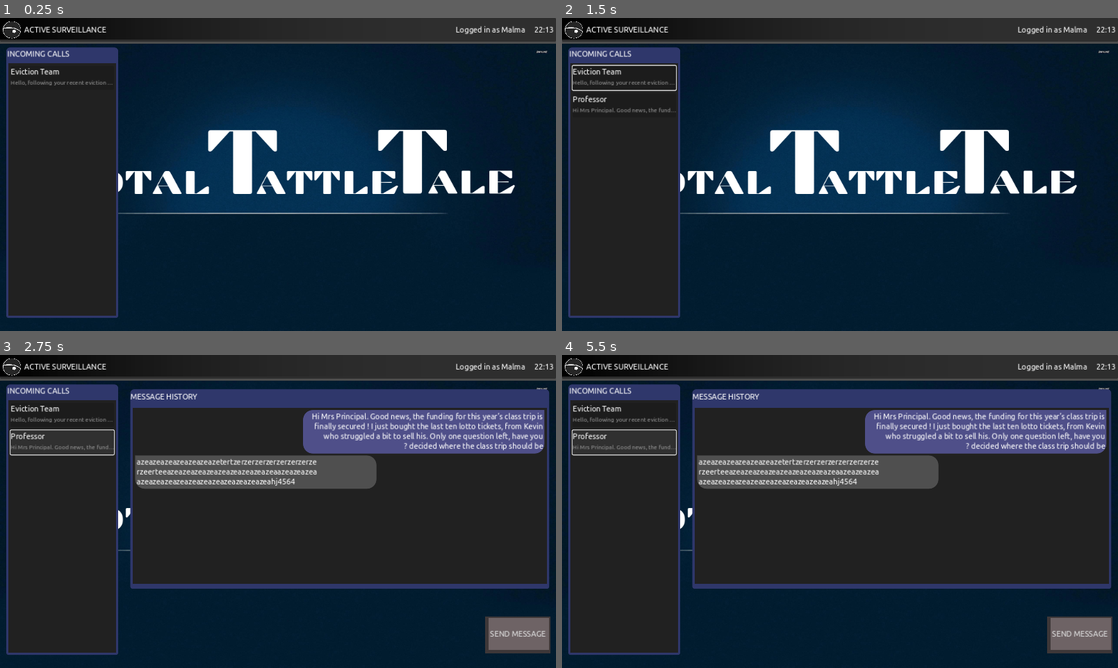
Above: before the commit, frames 1-4 (two rows, left to right).
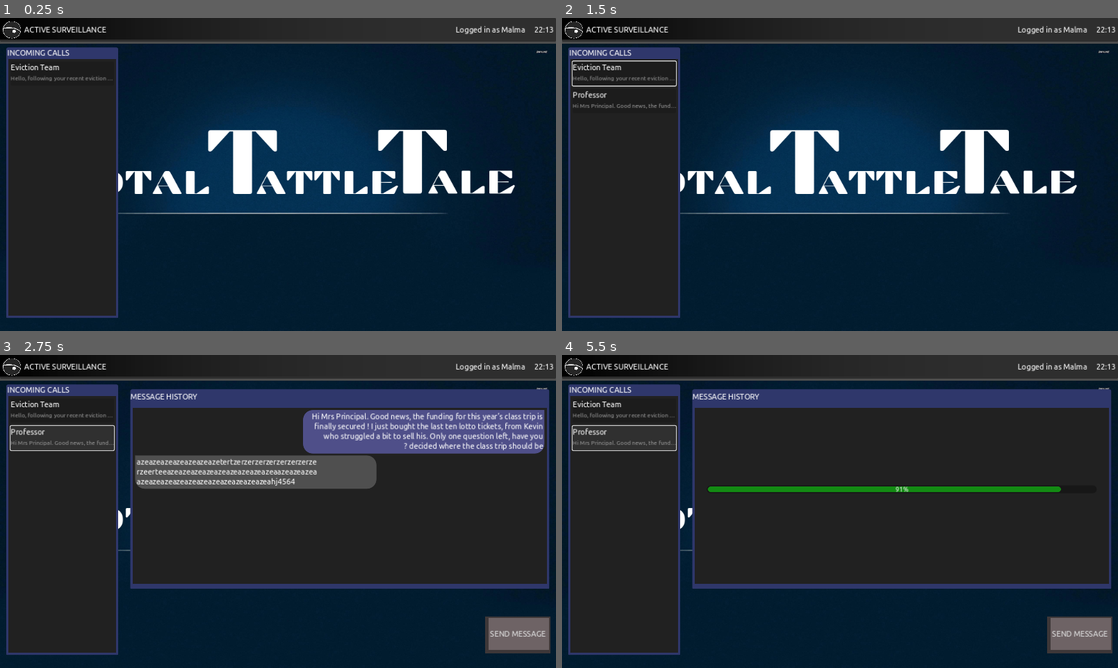
Above: after the commit, the same moments.

Repository: Mastoast/LDJam53
Game: Godot game, scene res://levels/game_screen.tscn
Same seed, same stepped clock (60 frames per second), same inputs: the game is played once before the commit and once after it.
Inputs (mouse positions are in pixels of both pictures, inside the frame that each line leads up to; where the layout moved, square brackets give the same spot in the first picture):
- Up to frame 1 (0.25 s): no input
- Up to frame 2 (1.5 s): click (623, 74) [623, 77] at 0.5 s; click "SEND MESSAGE" at 1.25 s
- Up to frame 3 (2.75 s): click (61, 442) at 2.02 s
- Up to frame 4 (5.5 s): click (623, 439) at 2.77 s; click (623, 411) [623, 414] at 3.5 s; click (623, 442) at 4.27 s; click (623, 439) at 5.02 s

The runs differ from the first frame. In frame 1, 0.8% of the frame differs, in the area x 1-22%, y 9-96%; in frame 2, 1.5%; in frame 3, 1.5%; in frame 4, 13%, in the area x 1-99%, y 9-96%.

Commit message:
loading bar

Diff:
--- a/levels/zz_test_hector.tscn
+++ b/levels/zz_test_hector.tscn
@@ -1,7 +1,7 @@
 [gd_scene load_steps=3 format=3 uid="uid://cmbq5g85s6b4i"]
 
-[ext_resource type="StyleBox" uid="uid://end1q2k4qr0k" path="res://themes/send_button.tres" id="4_40ow8"]
-[ext_resource type="StyleBox" uid="uid://cecmgmlspoop1" path="res://themes/send_button_pressed.tres" id="5_66t7r"]
+[ext_resource type="PackedScene" uid="uid://byfxh8xs6hfec" path="res://levels/game_screen.tscn" id="1_2gkgw"]
+[ext_resource type="PackedScene" uid="uid://cw7oqcr1kgj0u" path="res://levels/screen_login.tscn" id="2_yur7n"]
 
 [node name="zz_test_hector" type="Control"]
 layout_mode = 3
@@ -11,17 +11,8 @@
 grow_horizontal = 2
 grow_vertical = 2
 
-[node name="send_button" type="Button" parent="."]
-layout_mode = 0
-offset_left = 1007.0
-offset_top = 541.0
-offset_right = 1138.0
-offset_bottom = 618.0
-size_flags_horizontal = 8
-size_flags_vertical = 10
-focus_mode = 0
-theme_override_styles/normal = ExtResource("4_40ow8")
-theme_override_styles/hover = ExtResource("4_40ow8")
-theme_override_styles/pressed = ExtResource("5_66t7r")
-theme_override_styles/focus = ExtResource("4_40ow8")
-text = "SEND MESSAGE"
+[node name="game_screen" parent="." instance=ExtResource("1_2gkgw")]
+
+[node name="screen_login" parent="." instance=ExtResource("2_yur7n")]
+layout_mode = 1
+animation_speed = 4.0
--- a/scenes/window_preview.tscn
+++ b/scenes/window_preview.tscn
@@ -1,4 +1,4 @@
-[gd_scene load_steps=5 format=3]
+[gd_scene load_steps=5 format=3 uid="uid://bvi2xwgl0tbhl"]
 
 [ext_resource type="StyleBox" uid="uid://cv0wvc6bxjm6k" path="res://themes/window_background.tres" id="1_8bhud"]
 [ext_resource type="Script" path="res://scripts/window_preview.gd" id="1_w05fe"]
@@ -6,14 +6,14 @@
 [ext_resource type="StyleBox" uid="uid://d2y7jeuwoiqjr" path="res://themes/window_panel.tres" id="4_fdxn1"]
 
 [node name="window_preview" type="Panel" groups=["preview"]]
-custom_minimum_size = Vector2(232, 560)
+custom_minimum_size = Vector2(232, 0)
 anchors_preset = 9
 anchor_bottom = 1.0
-offset_top = -0.5
 offset_right = 232.0
-offset_bottom = -48.5
+offset_bottom = -316.0
 grow_vertical = 2
 size_flags_horizontal = 3
+size_flags_vertical = 0
 theme_override_styles/panel = ExtResource("1_8bhud")
 script = ExtResource("1_w05fe")
 
@@ -26,7 +26,7 @@
 grow_vertical = 2
 
 [node name="border" type="Panel" parent="VBoxContainer"]
-custom_minimum_size = Vector2(0, 25)
+custom_minimum_size = Vector2(0, 20)
 layout_mode = 2
 theme_override_styles/panel = ExtResource("2_8vgac")
 
@@ -49,7 +49,6 @@
 layout_mode = 2
 size_flags_vertical = 3
 theme_override_constants/margin_left = 4
-theme_override_constants/margin_top = 4
 theme_override_constants/margin_right = 4
 theme_override_constants/margin_bottom = 4
 
--- a/scenes/window_thread.tscn
+++ b/scenes/window_thread.tscn
@@ -1,15 +1,62 @@
-[gd_scene load_steps=5 format=3 uid="uid://t776op5xvn6b"]
+[gd_scene load_steps=8 format=3 uid="uid://t776op5xvn6b"]
 
+[ext_resource type="Theme" uid="uid://dt64wf3jwua3u" path="res://themes/desktop.tres" id="1_7ppw4"]
 [ext_resource type="Script" path="res://scripts/window_thread.gd" id="1_jugw2"]
 [ext_resource type="StyleBox" uid="uid://cv0wvc6bxjm6k" path="res://themes/window_background.tres" id="1_v12kp"]
 [ext_resource type="StyleBox" uid="uid://c1haftvkjic0v" path="res://themes/window_border.tres" id="3_vqyr0"]
 [ext_resource type="StyleBox" uid="uid://d2y7jeuwoiqjr" path="res://themes/window_panel.tres" id="4_4pauq"]
+
+[sub_resource type="Animation" id="Animation_8fnco"]
+resource_name = "load_thread"
+length = 2.0
+tracks/0/type = "value"
+tracks/0/imported = false
+tracks/0/enabled = true
+tracks/0/path = NodePath("ProgressBar:value")
+tracks/0/interp = 2
+tracks/0/loop_wrap = true
+tracks/0/keys = {
+"times": PackedFloat32Array(0, 2),
+"transitions": PackedFloat32Array(-0.406127, 1),
+"update": 0,
+"values": [0.0, 100.0]
+}
+tracks/1/type = "value"
+tracks/1/imported = false
+tracks/1/enabled = true
+tracks/1/path = NodePath("ProgressBar:visible")
+tracks/1/interp = 1
+tracks/1/loop_wrap = true
+tracks/1/keys = {
+"times": PackedFloat32Array(0, 2),
+"transitions": PackedFloat32Array(1, 1),
+"update": 1,
+"values": [true, false]
+}
+tracks/2/type = "value"
+tracks/2/imported = false
+tracks/2/enabled = true
+tracks/2/path = NodePath("MarginContainer/ScrollContainer/message_list:visible")
+tracks/2/interp = 1
+tracks/2/loop_wrap = true
+tracks/2/keys = {
+"times": PackedFloat32Array(0, 2),
+"transitions": PackedFloat32Array(1, 1),
+"update": 1,
+"values": [false, true]
+}
+
+[sub_resource type="AnimationLibrary" id="AnimationLibrary_6euko"]
+_data = {
+"load_thread": SubResource("Animation_8fnco")
+}
 
 [node name="window_thread" type="Panel" groups=["thread"]]
 offset_right = 868.0
 offset_bottom = 413.0
 size_flags_horizontal = 3
 size_flags_stretch_ratio = 5.0
+theme = ExtResource("1_7ppw4")
 theme_override_styles/panel = ExtResource("1_v12kp")
 script = ExtResource("1_jugw2")
 background_color = Color(0.898039, 0.368627, 0, 1)
@@ -53,3 +100,20 @@
 layout_mode = 2
 size_flags_horizontal = 3
 size_flags_vertical = 3
+
+[node name="ProgressBar" type="ProgressBar" parent="."]
+visible = false
+layout_mode = 2
+offset_left = 30.0
+offset_top = 198.5
+offset_right = 838.0
+offset_bottom = 214.5
+grow_horizontal = 2
+grow_vertical = 2
+step = 1.0
+value = 100.0
+
+[node name="AnimationPlayer" type="AnimationPlayer" parent="."]
+libraries = {
+"": SubResource("AnimationLibrary_6euko")
+}
--- a/scripts/window_thread.gd
+++ b/scripts/window_thread.gd
@@ -45,6 +45,7 @@
 			new.meta_clicked.connect(keyword_clicked)
 			new.meta_underlined = false
 		$MarginContainer/ScrollContainer/message_list.add_child(new)
+	$AnimationPlayer.play("load_thread")
 
 func clear_thread():
 	for i in range(0, $MarginContainer/ScrollContainer/message_list.get_child_count()):
--- a/themes/desktop.tres
+++ b/themes/desktop.tres
@@ -11,6 +11,25 @@
 bg_color = Color(0.92549, 0.4, 0.509804, 1)
 border_width_left = 55
 border_color = Color(0.8, 0, 0.8, 1)
+
+[sub_resource type="StyleBoxFlat" id="StyleBoxFlat_1nr6j"]
+bg_color = Color(0.0901961, 0.0901961, 0.0901961, 1)
+corner_radius_top_left = 20
+corner_radius_top_right = 20
+corner_radius_bottom_right = 20
+corner_radius_bottom_left = 20
+
+[sub_resource type="StyleBoxFlat" id="StyleBoxFlat_5qagv"]
+bg_color = Color(0.0745098, 0.545098, 0.0745098, 1)
+border_width_left = 2
+border_width_top = 2
+border_width_right = 2
+border_width_bottom = 2
+border_color = Color(0.0901961, 0.0901961, 0.0901961, 1)
+corner_radius_top_left = 20
+corner_radius_top_right = 20
+corner_radius_bottom_right = 20
+corner_radius_bottom_left = 20
 
 [sub_resource type="StyleBoxEmpty" id="StyleBoxEmpty_lr3mb"]
 content_margin_left = 2.0
@@ -31,6 +50,9 @@
 HSlider/styles/grabber_area = SubResource("StyleBoxFlat_htqha")
 HSlider/styles/slider = SubResource("StyleBoxFlat_1ch0o")
 LineEdit/colors/font_color = Color(1, 1, 1, 1)
+ProgressBar/font_sizes/font_size = 13
+ProgressBar/styles/background = SubResource("StyleBoxFlat_1nr6j")
+ProgressBar/styles/fill = SubResource("StyleBoxFlat_5qagv")
 ScrollContainer/styles/panel = SubResource("StyleBoxEmpty_lr3mb")
 TextEdit/colors/background_color = Color(0.0509804, 0.0509804, 0.0509804, 1)
 TextEdit/fonts/font = ExtResource("1_sdf7p")
--- a/themes/window_background.tres
+++ b/themes/window_background.tres
@@ -2,7 +2,7 @@
 
 [resource]
 bg_color = Color(0.184314, 0.215686, 0.419608, 1)
-corner_radius_top_left = 8
-corner_radius_top_right = 8
-corner_radius_bottom_right = 5
-corner_radius_bottom_left = 5
+corner_radius_top_left = 4
+corner_radius_top_right = 4
+corner_radius_bottom_right = 2
+corner_radius_bottom_left = 2
Not shown: 1 places in levels/game_screen.tscn that only renumber resources
Not shown: 1 places in levels/screen_login.tscn that only renumber resources
Not shown: 1 places in themes/desktop.tres that only renumber resources
